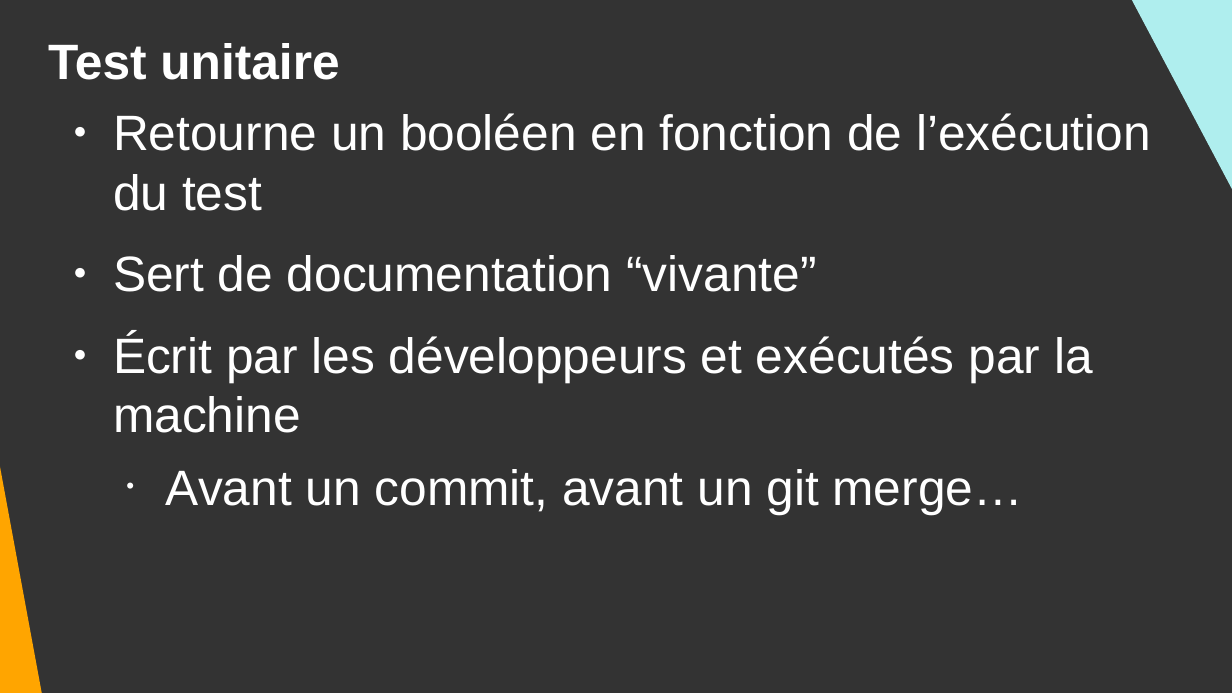
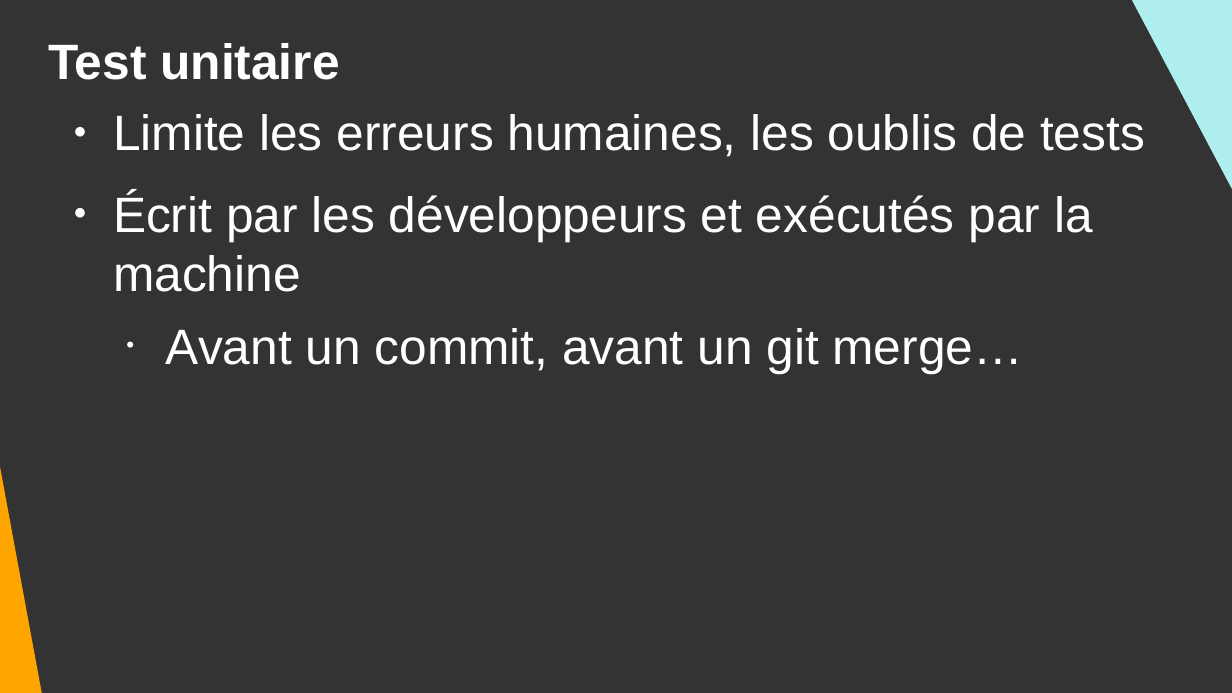
Before and after one commit to DanYellow/cours, a slide deck: slide 10 of developpement-front-s5/travaux-pratiques/numero-1/presentation.odp (slide 9 before the commit). Drawn at 1232x693 pixels with LibreOffice and Linux fonts; fonts in the diff are those of the drawing. Boxes give left, top, right and bottom in pixels: in the first picture for what was removed or moved away, otherwise in the second. Text is boxed around its words. In the diff, an @@ line names an element or a change of style, - is before the commit and + after.

Commit message:
dev-front-s5 - add async api call for unit test course

```diff
--- a/developpement-front-s5/travaux-pratiques/numero-1/presentation.odp
+++ b/developpement-front-s5/travaux-pratiques/numero-1/presentation.odp
@@ text at [113, 114, 1145, 157]: text changed @@
-● Retourne un booléen en fonction de l’exécution du test
-● Sert de documentation “vivante”
+● Limite les erreurs humaines, les oublis de tests
```
Also in this commit, not shown: 5 other slides changed, 8 slides added, 13 slides removed, 9 other files.
